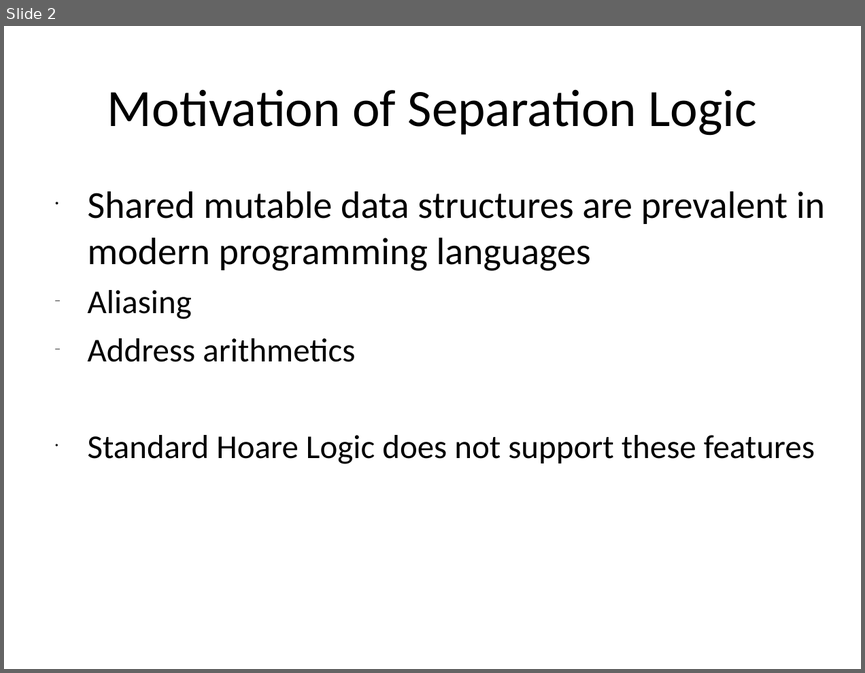
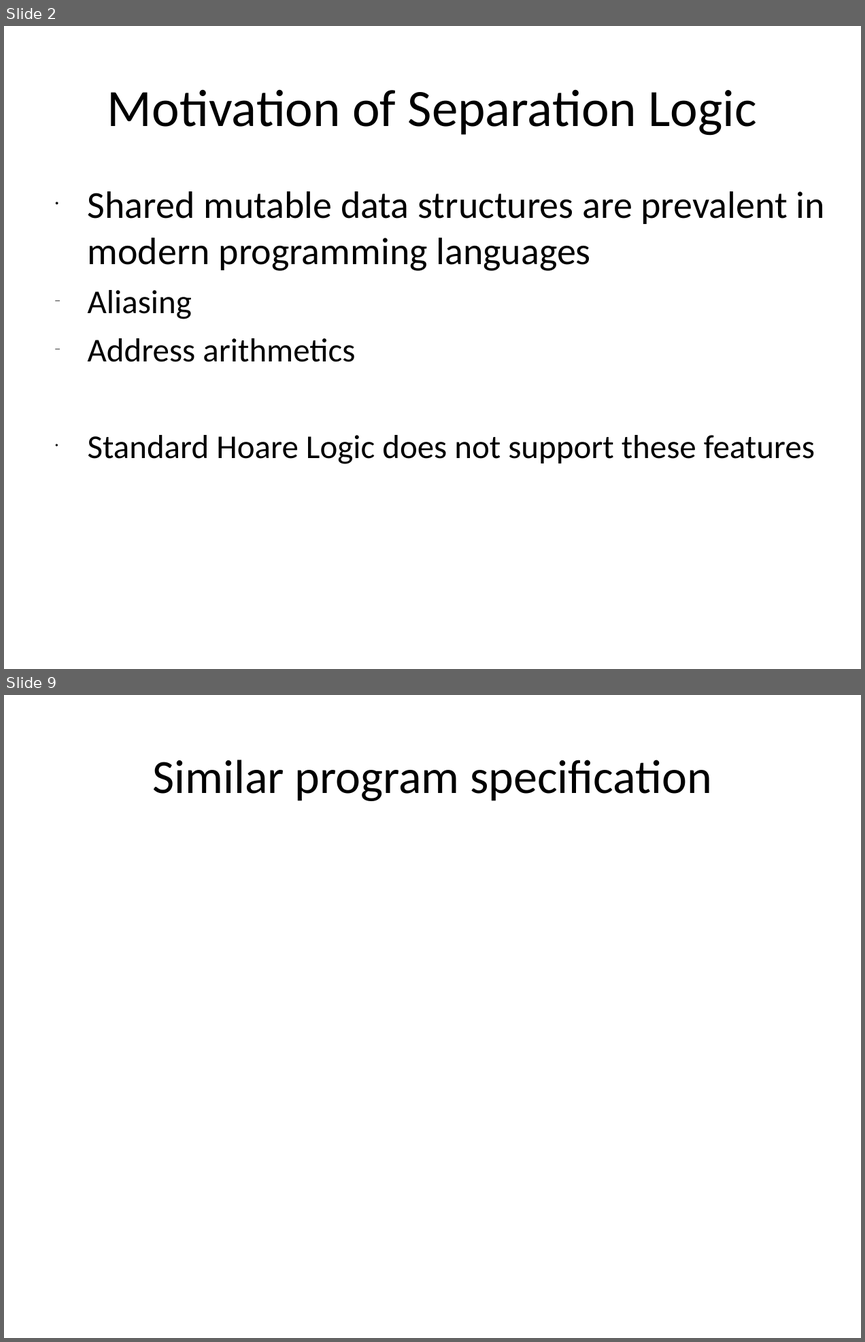
Before and after one commit to xiaohe27/Papers4Courses, a slide deck: FM/presentations/Overview of Separation Logic.ppt. Shown one above the other, each under a label of ours: slide 2 before the commit, slides 2 and 9 after it; the slides between them are not shown. The pictures are 865x673 and 865x1342 pixels, drawn with LibreOffice and Linux fonts; fonts in the diff are those of the drawing. Boxes give left, top, right and bottom in pixels: in the first picture for what was removed or moved away, otherwise in the second. Text is boxed around its words. In the diff, an @@ line names an element or a change of style, - is before the commit and + after.

```diff
--- a/FM/presentations/Overview of Separation Logic.ppt
+++ b/FM/presentations/Overview of Separation Logic.ppt
@@ slide 9 added at (x1=4, y1=695, x2=861, y2=1338), background #FFFFFF @@
@@ title added at (x1=152, y1=760, x2=713, y2=801), 40 pt, text #000000 @@
+Similar program specification
```
Also in this commit, not shown: 2 slides changed, 5 other slides added.
